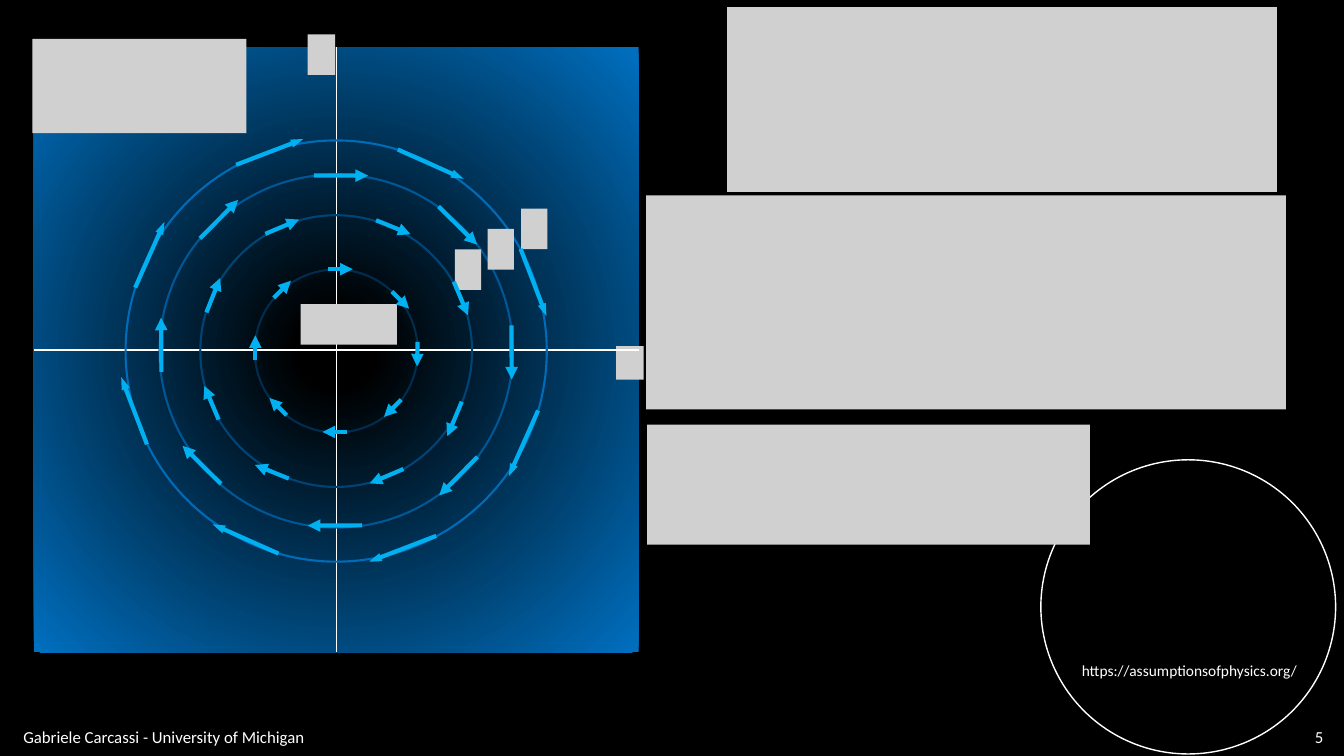
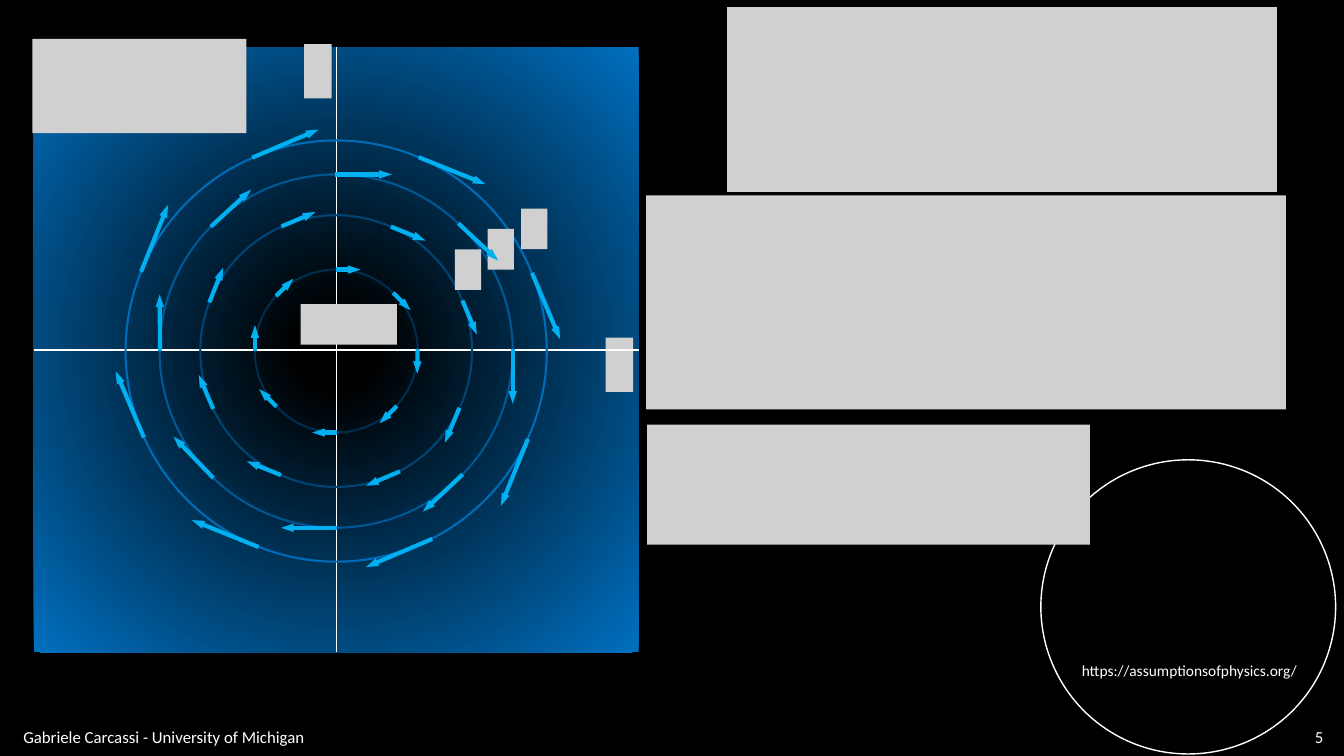
Before and after one commit to assumptionsofphysics/slides, a slide deck: slide 5 of BookCompanions-v2/RP-Class-3.pptx. Drawn at 1344x756 pixels with LibreOffice and Linux fonts; fonts in the diff are those of the drawing; grey boxes stand for pictures; background and template pictures are left out. Boxes give left, top, right and bottom in pixels: in the first picture for what was removed or moved away, otherwise in the second. Text is boxed around its words. In the diff, an @@ line names an element or a change of style, - is before the commit and + after.

```diff
--- a/BookCompanions-v2/RP-Class-3.pptx
+++ b/BookCompanions-v2/RP-Class-3.pptx
@@ picture resized from (x1=308, y1=34, x2=335, y2=75) to (x1=304, y1=44, x2=332, y2=99) @@
@@ arrow moved from (236, 165) - (303, 139) to (252, 157) - (319, 130) @@
@@ arrow moved from (314, 175) - (368, 175) to (336, 174) - (392, 174) @@
@@ arrow moved from (398, 149) - (464, 178) to (418, 157) - (486, 185) @@
@@ arrow moved from (135, 287) - (164, 222) to (141, 272) - (168, 205) @@
@@ arrow moved from (200, 239) - (238, 200) to (211, 227) - (251, 190) @@
@@ arrow moved from (265, 234) - (299, 220) to (281, 227) - (316, 212) @@
@@ arrow moved from (376, 221) - (410, 234) to (391, 227) - (425, 241) @@
@@ arrow moved from (439, 207) - (477, 245) to (459, 224) - (498, 261) @@
@@ arrow moved from (207, 313) - (220, 278) to (210, 302) - (223, 268) @@
@@ arrow moved from (328, 269) - (353, 269) to (336, 269) - (361, 269) @@
@@ arrow moved from (161, 372) - (161, 318) to (160, 351) - (159, 294) @@
@@ arrow moved from (521, 249) - (546, 317) to (532, 273) - (561, 339) @@
@@ arrow moved from (255, 361) - (255, 336) to (255, 351) - (255, 326) @@
@@ arrow moved from (454, 281) - (468, 316) to (463, 300) - (477, 335) @@
@@ arrow moved from (417, 342) - (417, 367) to (417, 349) - (417, 374) @@
@@ arrow moved from (511, 326) - (512, 380) to (513, 349) - (513, 404) @@
@@ picture resized from (x1=616, y1=346, x2=643, y2=379) to (x1=606, y1=338, x2=633, y2=392) @@
@@ arrow moved from (147, 445) - (121, 377) to (144, 438) - (116, 371) @@
@@ arrow moved from (219, 419) - (205, 386) to (214, 409) - (199, 375) @@
@@ arrow moved from (286, 415) - (269, 398) to (276, 406) - (259, 389) @@
@@ 4 arrows moved together from (x1=369, y1=399, x2=462, y2=562) to (x1=366, y1=406, x2=460, y2=568) @@
@@ arrow moved from (221, 484) - (182, 446) to (214, 478) - (173, 437) @@
@@ arrow moved from (348, 433) - (323, 433) to (338, 433) - (313, 433) @@
@@ arrow moved from (538, 410) - (509, 477) to (528, 440) - (501, 506) @@
@@ arrow moved from (289, 479) - (255, 465) to (281, 475) - (247, 462) @@
@@ arrow moved from (478, 457) - (440, 496) to (463, 475) - (422, 512) @@
@@ arrow moved from (278, 554) - (213, 524) to (259, 547) - (192, 520) @@
@@ arrow moved from (362, 525) - (308, 525) to (338, 528) - (281, 528) @@
```
Also in this commit, not shown: 20 other slides changed, 4 slides removed, 1 other file.
